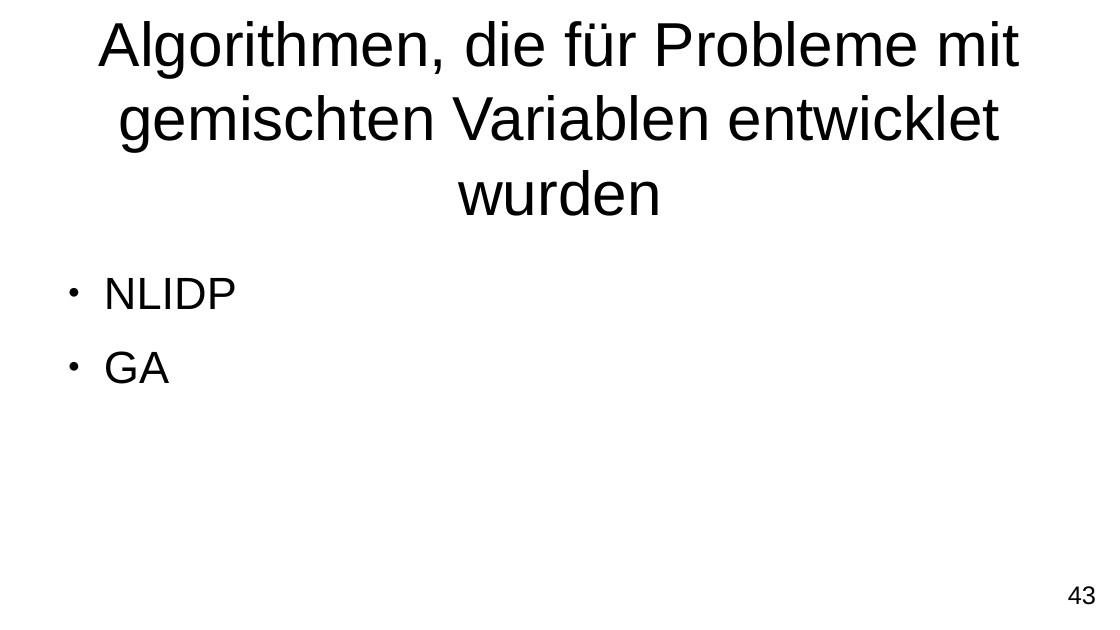
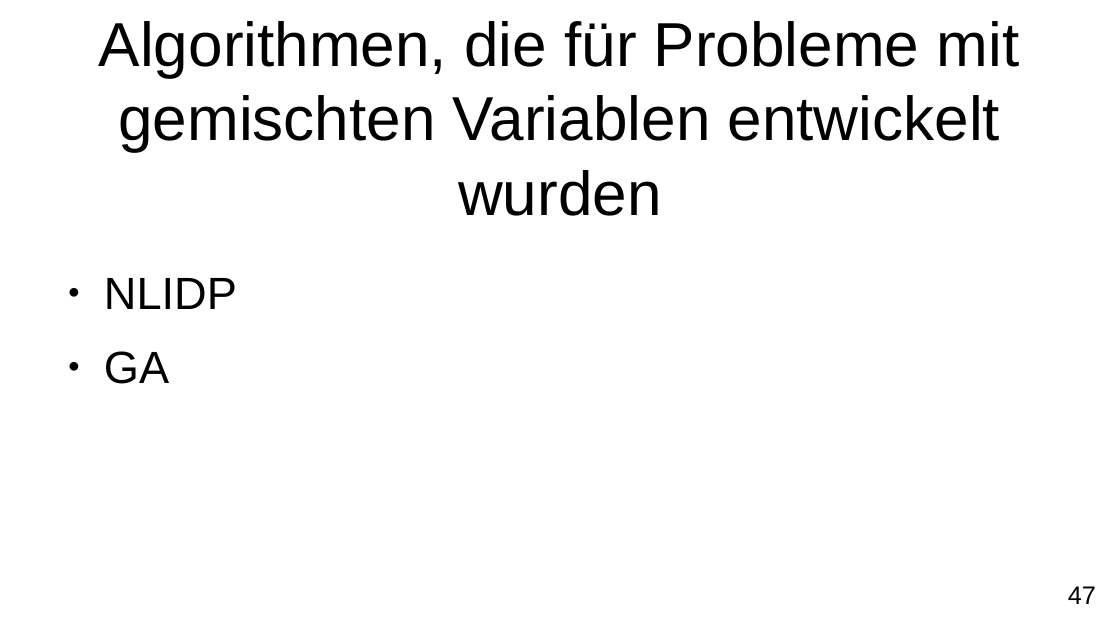
Before and after one commit to FXJackAll/Masterarbeit_Code, a slide deck: slide 47 of Masterarbeit_Verteidigung/Masterarbeit_Verteidigung.odp (slide 43 before the commit). Drawn at 1120x630 pixels with LibreOffice and Linux fonts; fonts in the diff are those of the drawing; background and template pictures are left out. Boxes give left, top, right and bottom in pixels: in the first picture for what was removed or moved away, otherwise in the second. Text is boxed around its words. In the diff, an @@ line names an element or a change of style, - is before the commit and + after.

```diff
--- a/Masterarbeit_Verteidigung/Masterarbeit_Verteidigung.odp
+++ b/Masterarbeit_Verteidigung/Masterarbeit_Verteidigung.odp
@@ title at [99,21,1020,216]: text changed @@
-Algorithmen, die für Probleme mit gemischten Variablen entwicklet wurden
+Algorithmen, die für Probleme mit gemischten Variablen entwickelt wurden
@@ page number at [1068,586,1096,604]: text changed @@
-43
+47
```
Also in this commit, not shown: 9 other slides changed, 13 slides added, 4 slides removed, 8 other files.
